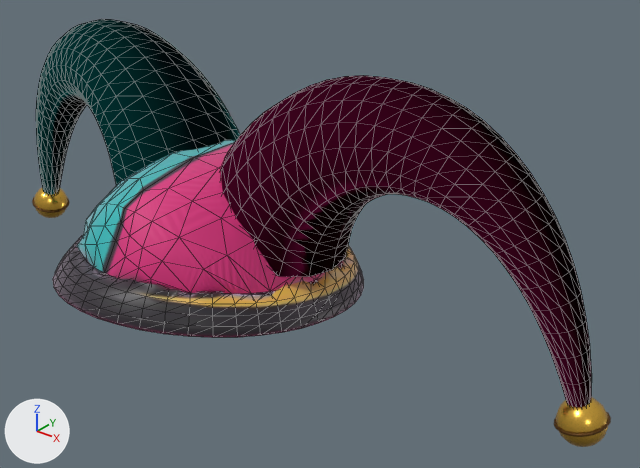
The glTF model public/avatar/items/hat_jester.glb: old version first, new version second.
Camera for both pictures: a 50 mm lens placed at (0.396, -0.424, 1.395), pointed at (0.064, -0.009, 1.138). The lights are fixed; the arrows at lower left show +X, +Y and +Z. The first picture is the older version. Mesh edges are drawn as thin lines on the coarser meshes. Vertices at exactly the same position are counted once.

Before the edit, the objects in view are built like this:
```python
me_hat_jester_bells = bpy.data.meshes.new('hat_jester_bells')
me_hat_jester_bells.from_pydata(...)  # a UV sphere (14 segments, 10 rings, poles along z) spanning x 0.239..0.269, y -0.017..0.013, z 1.057..1.087; a torus around y (ring radius 0.006, tube radius 0.002) spanning x 0.242..0.257, y -0.004..0.0, z 1.081..1.095; a UV sphere (14 segments, 10 rings, poles along z) spanning x -0.268..-0.238, y -0.017..0.013, z 1.057..1.087; a torus around y (ring radius 0.006, tube radius 0.002) spanning x -0.256..-0.241, y -0.004..0.0, z 1.081..1.095
me_hat_jester_bells.materials.append(mat_bells_gold)  # orange #e8b84a
me_hat_jester_horn_l = bpy.data.meshes.new('hat_jester_horn_L')
me_hat_jester_horn_l.from_pydata(...)  # 480 vertices, 942 faces; spans x -0.007..0.257, y -0.078..0.023, z 1.081..1.255
me_hat_jester_horn_l.materials.append(mat_horn_1)  # pink #d81f78
me_hat_jester_horn_r = bpy.data.meshes.new('hat_jester_horn_R')
me_hat_jester_horn_r.from_pydata(...)  # 480 vertices, 942 faces; spans x -0.256..0.008, y -0.078..0.023, z 1.081..1.255
me_hat_jester_horn_r.materials.append(mat_horn__1)  # cyan #19b8b8
ob_hat_jester_bells = bpy.data.objects.new('hat_jester_bells', me_hat_jester_bells)
ob_hat_jester_bells.location = (0.0, 0.0, 0.0)
ob_hat_jester_horn_l = bpy.data.objects.new('hat_jester_horn_L', me_hat_jester_horn_l)
ob_hat_jester_horn_l.location = (0.0, 0.0, 0.0)
ob_hat_jester_horn_r = bpy.data.objects.new('hat_jester_horn_R', me_hat_jester_horn_r)
ob_hat_jester_horn_r.location = (0.0, 0.0, 0.0)
# also in view: 'hat_jester_cap' at (0.0, -0.045, 1.136)
```
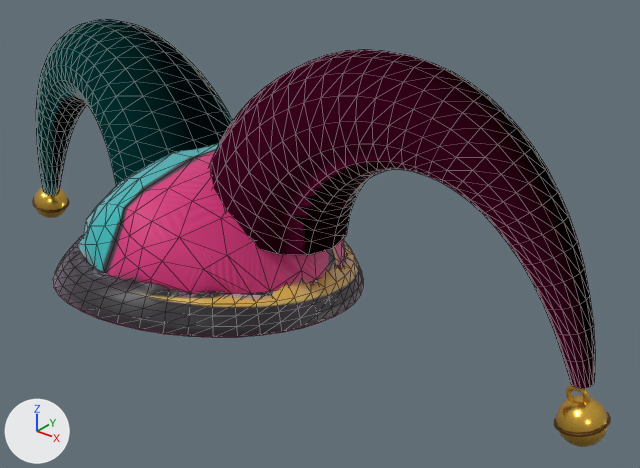
The newer file adds a shape key; the second version is drawn at full value of the shape key 'face_long' of 'hat_jester_horn_L', and the change is written as the vertex moves it makes.

Boxes (x1, y1, x2, y2) around the edits, measured in the pictures (640 x 468 px):
'hat_jester_horn_L', moved
    before: (220, 75, 592, 407)
    after: (209, 49, 595, 388)

What changed in the scene script:
```text
Change me_hat_jester_horn_l:
    used by ob_hat_jester_horn_l; location = (0.0, 0.0, 0.0)
    remove me_hat_jester_horn_l.from_pydata(...)  # 480 vertices, 942 faces; spans x -0.007..0.257, y -0.078..0.023, z 1.081..1.255
    add me_hat_jester_horn_l.from_pydata(...)  # 480 vertices, 942 faces; spans x -0.007..0.257, y -0.078..0.023, z 1.096..1.27
    me_hat_jester_horn_l part 1: the whole mesh is moved by (0.0, 0.0, 0.015)
```
